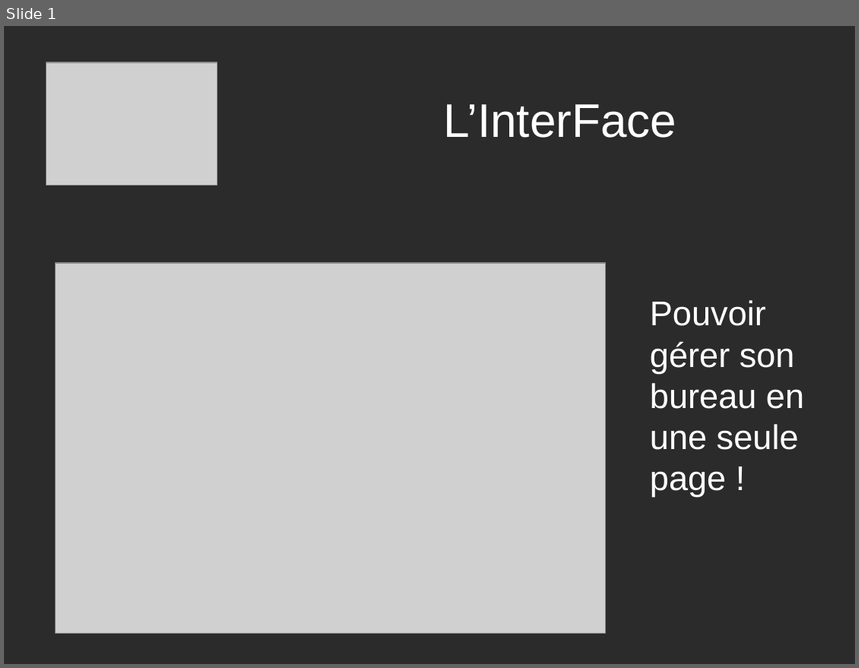
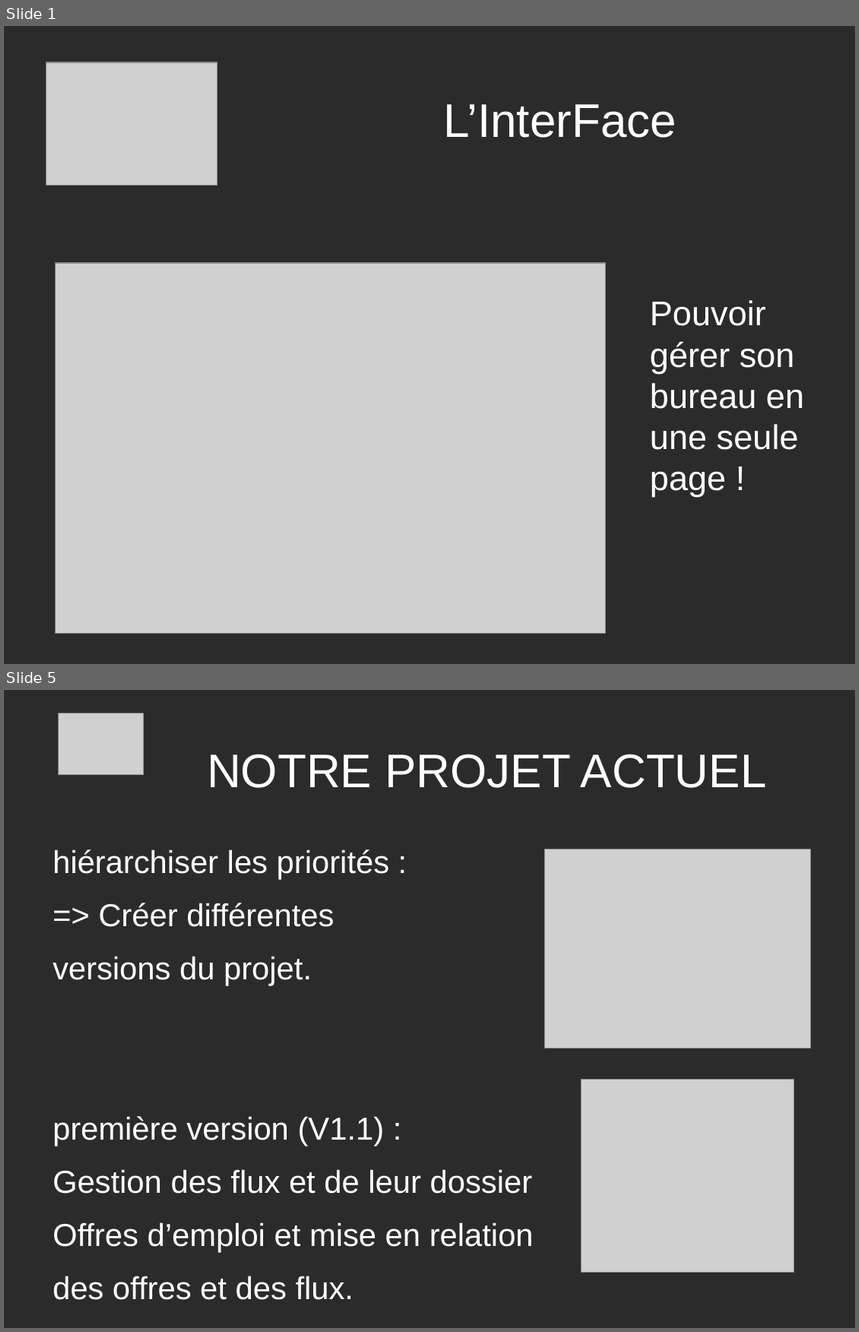
Before and after one commit to PatdeMessac/projets_certif, a slide deck: FACE/Presentation_projet.odp. Shown one above the other, each under a label of ours: slide 1 before the commit, slides 1 and 5 after it; the slides between them are not shown. The pictures are 859x668 and 859x1332 pixels, drawn with LibreOffice and Linux fonts; fonts in the diff are those of the drawing; grey boxes stand for pictures; background and template pictures are left out; a plain dark background stands for a picture behind light text. Boxes give left, top, right and bottom in pixels: in the first picture for what was removed or moved away, otherwise in the second. Text is boxed around its words. In the diff, an @@ line names an element or a change of style, - is before the commit and + after.

Commit message:
ajout image dans presentation ppt

```diff
--- a/FACE/Presentation_projet.odp
+++ b/FACE/Presentation_projet.odp
@@ slide 5 added at bbox=[4, 690, 855, 1328], background picture (left out) @@
@@ picture added at bbox=[59, 713, 145, 775] @@
@@ title added at bbox=[207, 754, 767, 788], 44 pt, text #FFFFFF @@
+NOTRE PROJET ACTUEL
@@ picture added at bbox=[545, 849, 811, 1049] @@
@@ text added at bbox=[53, 850, 534, 1300], 29.6 pt, text #FFFFFF @@
+hiérarchiser les priorités :
+=> Créer différentes
+versions du projet.
+première version (V1.1) :
+Gestion des flux et de leur dossier
+Offres d’emploi et mise en relation
+des offres et des flux.
@@ picture added at bbox=[582, 1079, 794, 1273] @@
```
Also in this commit, not shown: 4 slides changed, 7 other files.
